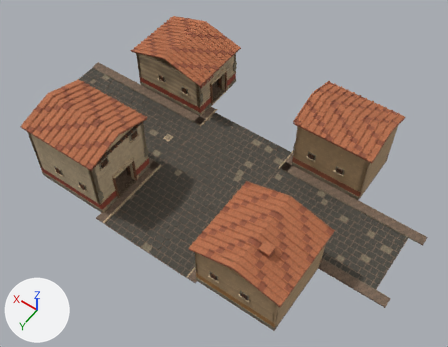
The Blender file prototype/assets/roman_quarter/north_junction/source/roman_north_junction.blend as it was, and as the next commit left it.
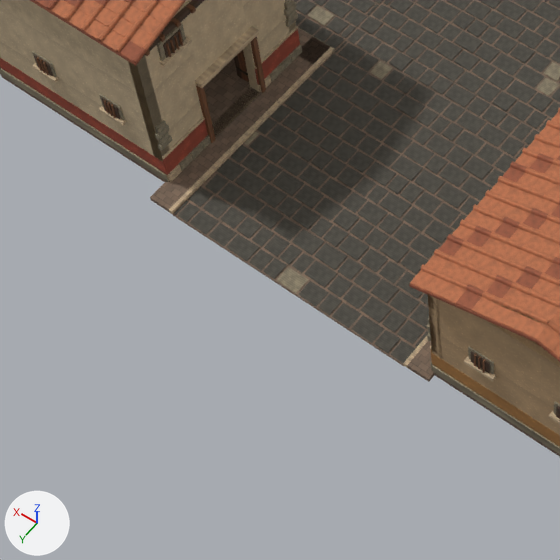
Each version is shown whole from a 50 mm lens placed at (-15.8, 21.7, 33.7), pointed at (-1.4, 1.4, 1.8), then close up on the part from 10% to 54% of the width and 43% to 100% of the height. The axes (+X, +Y, +Z) are drawn at lower left. The lights are the same throughout. The last two pictures show the newer version.

Names of what the first close-up shows: 'Figlina', 'Kreuzung_Pflaster_und_Gehwege', 'Lanificium'.
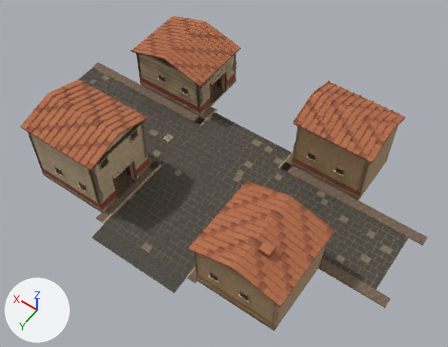
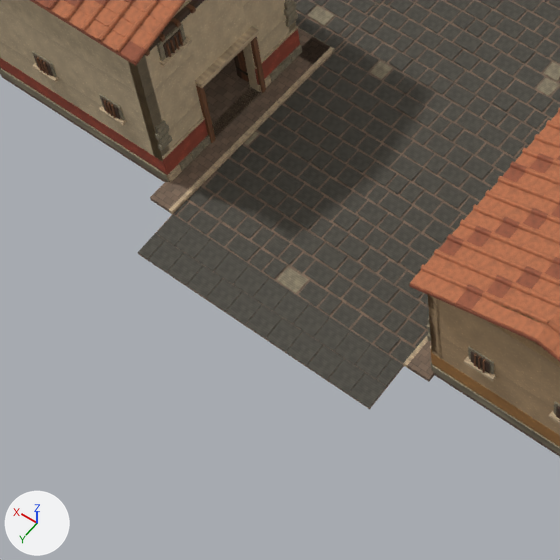
Diff of the bpy script that builds the scene:
```diff
--- a/prototype/assets/roman_quarter/north_junction/source/roman_north_junction.blend.py
+++ b/prototype/assets/roman_quarter/north_junction/source/roman_north_junction.blend.py
@@ me_kreuzung_pflaster_und_gehwege @@
 # used by ob_kreuzung_pflaster_und_gehwege; location = (0.0, 0.0, 0.0)
-me_kreuzung_pflaster_und_gehwege.from_pydata(...)  # 24880 vertices, 6220 faces; spans x -14.1..14.1, y -4.3..8.2, z 0.0..0.2
+me_kreuzung_pflaster_und_gehwege.from_pydata(...)  # 25528 vertices, 6382 faces; spans x -14.1..14.1, y -4.3..9.4, z -0.1..0.2
+# me_kreuzung_pflaster_und_gehwege part 1: the loose piece of 4 vertices spanning x 0.0..1.7, y 8.2, z 0.0..0.1 is copied, and the copy is moved by (0.0, 1.2, -0.1); it spans x 0.0..1.7, y 9.4, z -0.1..0.0
+# me_kreuzung_pflaster_und_gehwege part 2: the loose piece of 4 vertices spanning x -1.7..0.0, y 8.2, z 0.0..0.1 is copied, and the copy is moved by (0.0, 1.2, -0.1); it spans x -1.7..0.0, y 9.4, z -0.1..0.0
+# me_kreuzung_pflaster_und_gehwege part 3: the loose piece of 4 vertices spanning x -3.3..-1.7, y 8.2, z 0.0..0.1 is copied, and the copy is moved by (0.0, 1.2, -0.1); it spans x -3.3..-1.7, y 9.4, z -0.1..0.0
+# me_kreuzung_pflaster_und_gehwege part 4: 528 vertices added at x -3.3..3.3, y 8.2..9.4, z -0.1..0.1
+# other edits to the shape of me_kreuzung_pflaster_und_gehwege do not show in these pictures
 me_kreuzung_pflaster_und_gehwege.materials.append(mat_vicus_nordkreuzung_pbr)
```

Where the change shows, as pixel boxes (x1, y1, x2, y2) in the close-ups (560 x 560 px):
'Kreuzung_Pflaster_und_Gehwege', reshaped: before (150, 0, 560, 382); after (138, 0, 560, 409)
part 1 of me_kreuzung_pflaster_und_gehwege, added: after (193, 290, 250, 329)
part 2 of me_kreuzung_pflaster_und_gehwege, added: after (251, 329, 308, 368)
part 3 of me_kreuzung_pflaster_und_gehwege, added: after (309, 368, 370, 409)
part 4 of me_kreuzung_pflaster_und_gehwege, added: after (138, 195, 429, 408)
